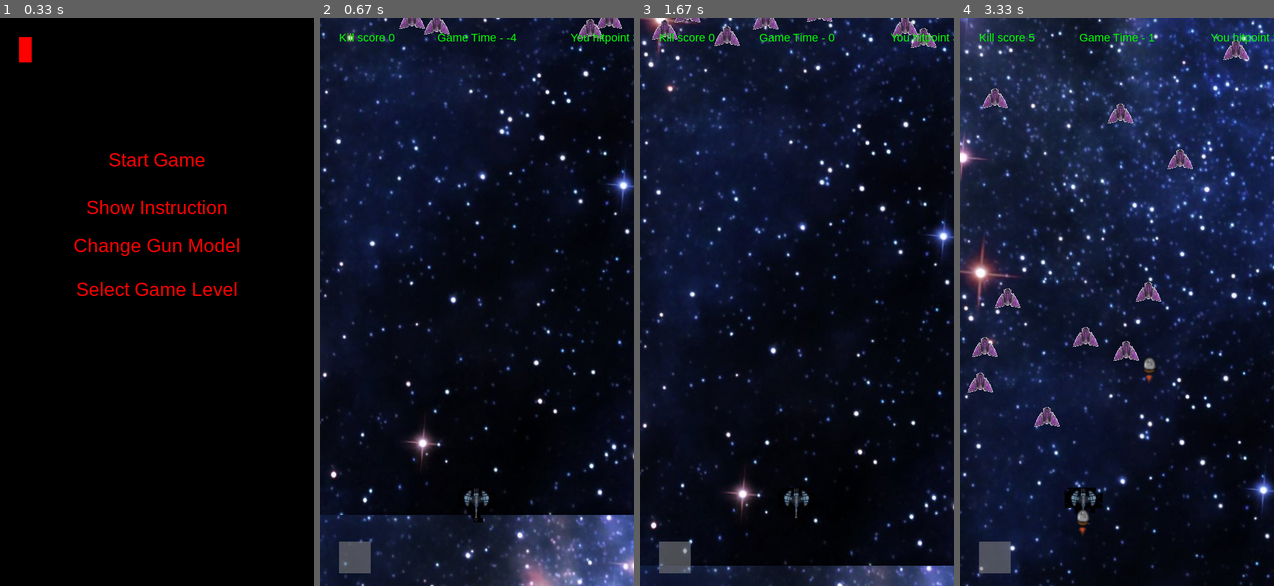
Above: before the commit, frames 1-4 (left to right).
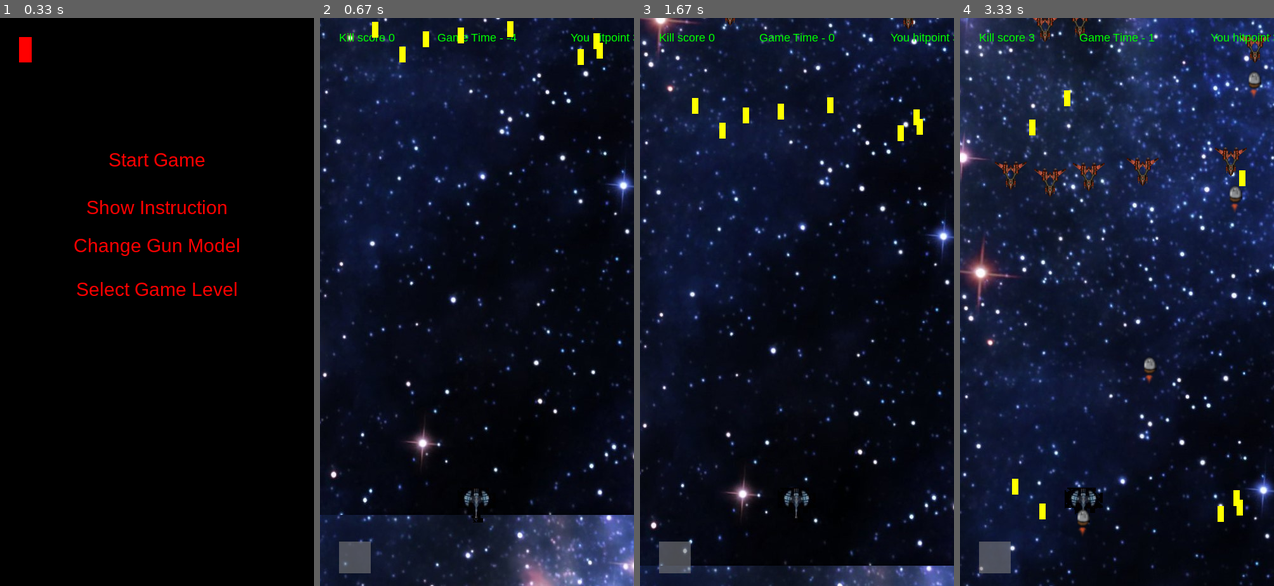
Above: after the commit, the same moments.

Repository: IlyaBulatau/shooter-pygame
Game: pygame game, started from main.py
Two runs of this game, one before a commit and one after it. Both use one fixed random seed, a clock stepped at 60 frames per second and the inputs below.
Inputs (mouse positions are in pixels of both pictures, inside the frame that each line leads up to):
- Up to frame 1 (0.33 s): no input
- Up to frame 2 (0.67 s): click "Start Game" at 0.38 s
- Up to frame 3 (1.67 s): click (674, 557) at 0.72 s; click "Select Game Level" at 1.05 s; click "Start Game" at 1.38 s
- Up to frame 4 (3.33 s): hold Right 1.67-2.13 s; tap Space at 1.73, 2.03, 2.23, 2.53, 2.73, 3.03, 3.3 s; hold Right 2.17-2.63 s; hold Left 2.67-3.2 s; hold Left from 3.23 s (still down)

Frame 1 is identical in both runs. In frame 2, 0.9% of the frame differs, in the area x 16-97%, y 0-9%; in frame 3, 1.3%; in frame 4, 3.7%, in the area x 2-99%, y 0-89%.

Commit message:
create ability mobs shooting from level two

Diff:
--- a/main.py
+++ b/main.py
@@ -35,7 +35,8 @@
         self.game_state = 'main' # состояние игры
         self.timer = pygame.time.get_ticks() # таймер отслеживания времени для увеличения скорости мобов
         self.font = pygame.font.SysFont('arial', 18)
-        self.level = 1
+        self.level = 2
+
 
     def show_menu_exit_button(self):
         '''
@@ -242,6 +243,7 @@
         self.up_speed_mobs(9, 12) # при запуске новой игры если отсались мобы с прошлой их скорость скидывается
 
     def run_game(self):
+        print(self.timer)
         if self.game_state == 'run':
             if self.level == 1:
                 self.game_timer()
@@ -251,13 +253,13 @@
                 self.bg_run()
                 self.window_update()
             elif self.level == 2:
-                self.game_timer()
+                leve2.game_timer()
                 self.game_cycle()
                 leve2.window_init()
+                leve2.create_mobs_shell()
                 self.init_sprite()
                 self.bg_run()
                 self.window_update()
-
             elif self.level == 3:
                 ...
             elif self.level == 4:
@@ -288,15 +290,24 @@
             self.new_game()
 
 
-class LevelTwo(Mob, Manager):
+class LevelTwo():
 
     def __init__(self):
-        super().__init__()
         self.image = pygame.image.load(path_to_image.joinpath('shiplevel2.png'))
 
+
     def new_image(self):
         for mob in mobs_sprite:
             mob.image = self.image
+
+    def create_mobs_shell(self):
+        for mob in mobs_sprite:
+            mob.shooting(manager.window)
+
+    def mobs_shooting(self):
+        for mob in mobs_sprite:
+            old_position = mob.rect.y
+            ...
 
     def window_init(self):
         '''
@@ -313,6 +324,33 @@
         manager.show_hitpoint()
         manager.show_timer()
 
+    def up_speed_mobs(self, x, y):
+        '''
+        Увеличивает скорость мобов в пределах от х до у
+        '''
+        for mob in mobs_sprite:
+            mob.speed = random.randint(x, y)
+
+
+    def game_timer(self):
+        '''
+        Функция увеличивает скорость мобов со временем игры
+        '''
+        manager.timer += 1
+        if manager.timer < 500:
+            self.up_speed_mobs(5, 6)
+        elif 500 < manager.timer < 900:
+           self.up_speed_mobs(7, 8)
+        elif 900 < manager.timer < 1300:
+            self.up_speed_mobs(9, 12)
+        elif 1300 < manager.timer < 1600:
+            self.up_speed_mobs(13, 15)
+        elif 1600 < manager.timer < 2000:
+            self.up_speed_mobs(16, 19)
+        elif 2000 < manager.timer:
+            self.up_speed_mobs(20, 23)
+        return manager.timer
+
 
 manager = Manager()
 
@@ -321,15 +359,18 @@
 gan_sprite.add(gan)
 
 mobs_sprite = pygame.sprite.Group()
-for _ in range(12):
+
+for _ in range(8):
     mob = Mob()
     mobs_sprite.add(mob)
 
+
 shell = Shell(gan.rect.centerx, gan.rect.bottom)
 shell_sprite = pygame.sprite.Group()
 
 menu = Menu(manager.window)
 leve2 = LevelTwo()
+
 def main():
     while True:
      manager.run_game()
--- a/mob.py
+++ b/mob.py
@@ -12,6 +12,10 @@
         self.rect.topleft = (random.randint(0, W - 40),
                              random.randint(-120, -60))
         self.speed = random.randint(9, 12)
+        self.shell = pygame.Surface((10, 25))
+        self.shell.fill((255, 255, 0))
+        self.rect_shell = self.shell.get_rect()
+        self.rect_shell.topleft = self.rect.bottomleft
 
     def update(self):
         if self.rect[1] < H:
@@ -20,3 +24,14 @@
             self.speed = random.randint(9, 12)
             self.rect[0] = random.randint(0, W - 40)
             self.rect[1] = random.randint(-120, -60)
+
+    def shooting(self, window):
+        if self.rect[1] < H-200:
+            self.update_shell()
+            window.blit(self.shell, self.rect_shell)
+
+    def update_shell(self):
+        if self.rect_shell[1] < H:
+            self.rect_shell.y += 12
+        else:
+            self.rect_shell.topleft = self.rect.bottomleft
